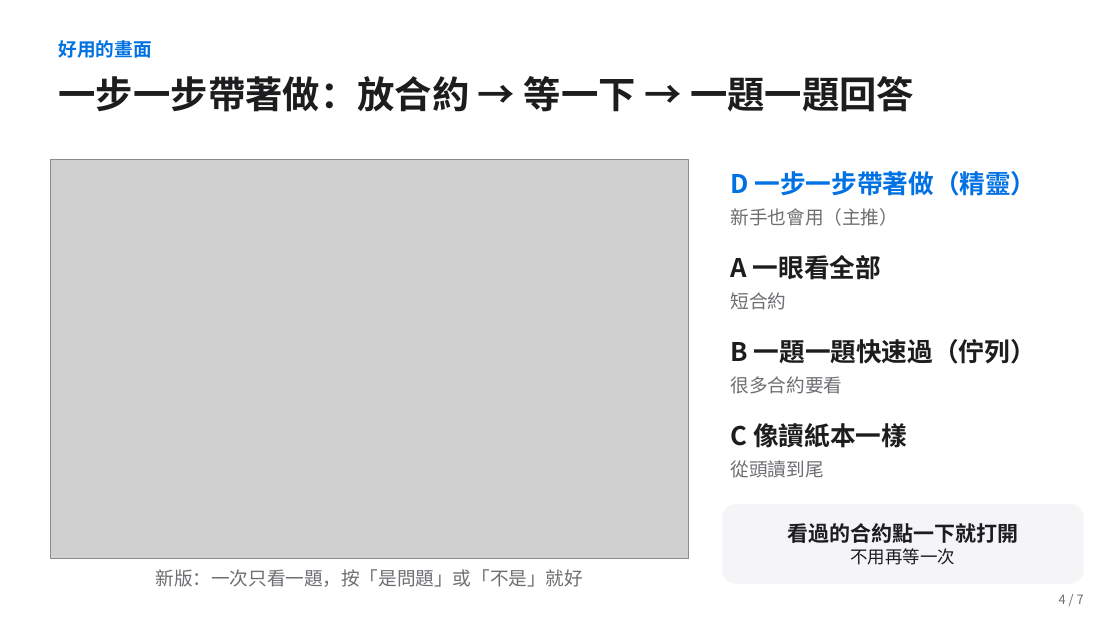
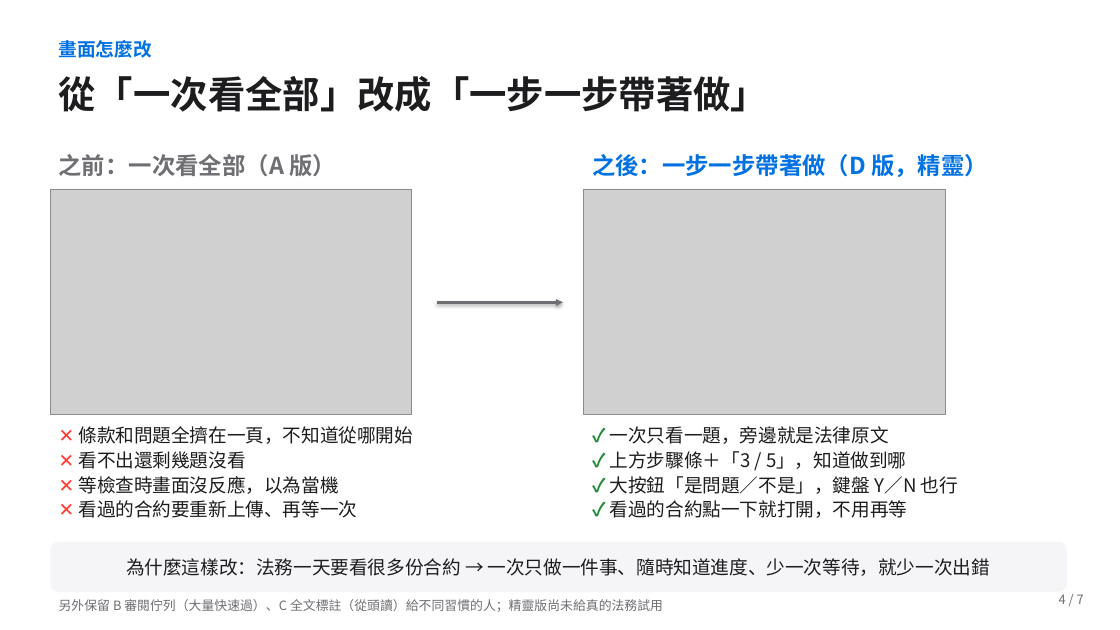
Before and after one commit to jaylooloomi/contract-check, a slide deck: slide 6 of docs/deck/合約外規檢查_簡報.pptx. Drawn at 1120x630 pixels with LibreOffice and Linux fonts; fonts in the diff are those of the drawing; grey boxes stand for pictures. Boxes give left, top, right and bottom in pixels: in the first picture for what was removed or moved away, otherwise in the second. Text is boxed around its words. In the diff, an @@ line names an element or a change of style, - is before the commit and + after.

```diff
--- a/docs/deck/合約外規檢查_簡報.pptx
+++ b/docs/deck/合約外規檢查_簡報.pptx
@@ text at [59, 40, 152, 58]: text changed @@
-好用的畫面
+畫面怎麼改
@@ text at [59, 76, 769, 112]: text changed @@
-一步一步帶著做：放合約 → 等一下 → 一題一題回答
+從「一次看全部」改成「一步一步帶著做」
@@ text added at [59, 154, 336, 176], 20 pt, text #6E6E73, bold @@
+之前：一次看全部（A 版）
@@ text at [592, 154, 988, 177]: text changed; size 22 to 20 pt @@
-D 一步一步帶著做（精靈）
+之後：一步一步帶著做（D 版，精靈）
@@ picture added at [50, 189, 412, 415] @@
@@ picture: place and size @@
-picture at [50, 160, 689, 559]
+picture at [584, 189, 945, 415]
@@ text removed at [731, 208, 898, 226] @@
-新手也會用（主推）
@@ text removed at [731, 255, 881, 280] @@
-A 一眼看全部
@@ text removed at [731, 292, 787, 310] @@
-短合約
@@ arrow added from (437, 302) to (563, 302), #6E6E73 2 pt @@
@@ text removed at [731, 339, 1036, 364] @@
-B 一題一題快速過（佇列）
@@ text removed at [731, 376, 843, 394] @@
-很多合約要看
@@ text added at [78, 426, 413, 518], 16 pt, text #1D1D1F @@
+✕ 條款和問題全擠在一頁，不知道從哪開始
+✕ 看不出還剩幾題沒看
+✕ 等檢查時畫面沒反應，以為當機
+✕ 看過的合約要重新上傳、再等一次
@@ text added at [610, 426, 958, 518], 16 pt, text #1D1D1F @@
+✓ 一次只看一題，旁邊就是法律原文
+✓ 上方步驟條＋「3 / 5」，知道做到哪
+✓ 大按鈕「是問題／不是」，鍵盤 Y／N 也行
+✓ 看過的合約點一下就打開，不用再等
@@ text removed at [731, 423, 907, 448] @@
-C 像讀紙本一樣
@@ text removed at [731, 460, 824, 478] @@
-從頭讀到尾
@@ rounded rectangle removed at [723, 504, 1084, 584] @@
-看過的合約點一下就打開
-不用再等一次
@@ rounded rectangle added at [50, 542, 1067, 592], fill #F5F5F7, 16 pt, text #1D1D1F @@
+為什麼這樣改：法務一天要看很多份合約 → 一次只做一件事、隨時知道進度、少一次等待，就少一次出錯
@@ text removed at [155, 569, 583, 587] @@
-新版：一次只看一題，按「是問題」或「不是」就好
@@ text added at [59, 599, 663, 612], 11 pt, text #6E6E73 @@
+另外保留 B 審閱佇列（大量快速過）、C 全文標註（從頭讀）給不同習慣的人；精靈版尚未給真的法務試用
```
Also in this commit, not shown: 2 other files.
